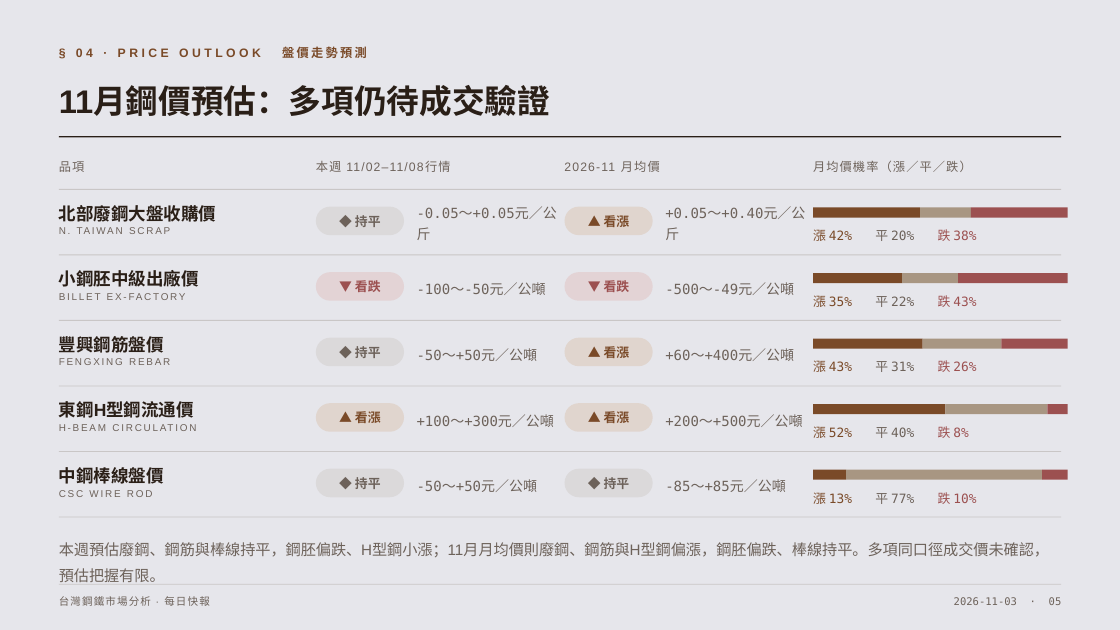
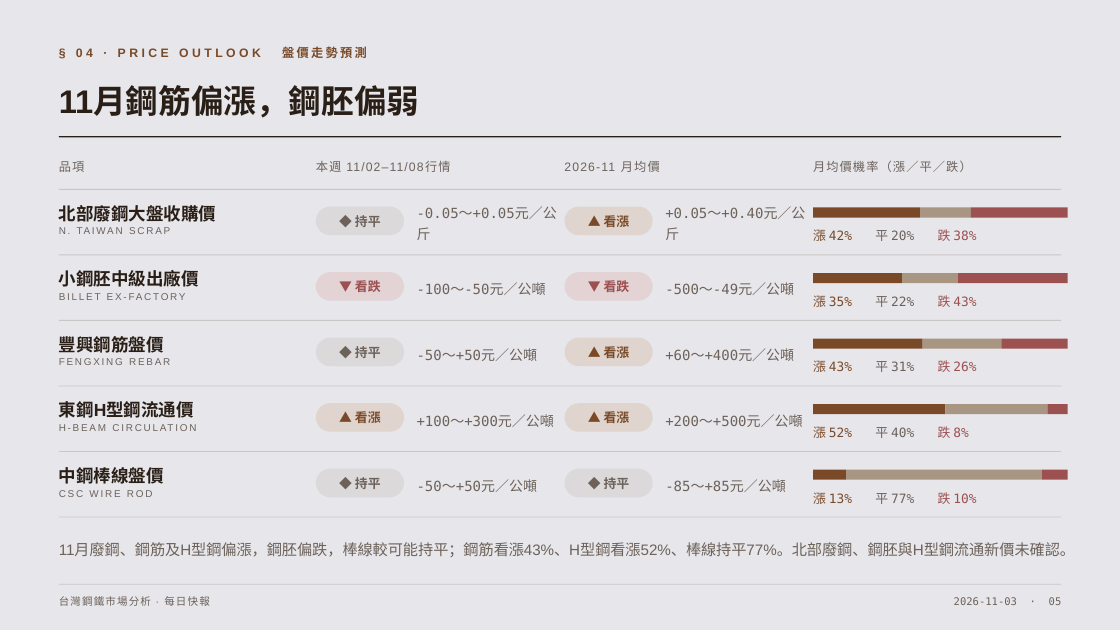
Before and after one commit to lijingchiu/SteelWeb, a slide deck: slide 5 of reports/steel-daily-2026-11-03.pptx. Drawn at 1120x630 pixels with LibreOffice and Linux fonts; fonts in the diff are those of the drawing. Boxes give left, top, right and bottom in pixels: in the first picture for what was removed or moved away, otherwise in the second. Text is boxed around its words. In the diff, an @@ line names an element or a change of style, - is before the commit and + after.

```diff
--- a/reports/steel-daily-2026-11-03.pptx
+++ b/reports/steel-daily-2026-11-03.pptx
@@ text at (59,87,420,119): text changed @@
-11月鋼價預估：多項仍待成交驗證
+11月鋼筋偏漲，鋼胚偏弱
@@ text at (59,543,1075,557): text changed @@
-本週預估廢鋼、鋼筋與棒線持平，鋼胚偏跌、H型鋼小漲；11月月均價則廢鋼、鋼筋與H型鋼偏漲，鋼胚偏跌、棒線持平。多項同口徑成交價未確認，預估把握有限。
+11月廢鋼、鋼筋及H型鋼偏漲，鋼胚偏跌，棒線較可能持平；鋼筋看漲43%、H型鋼看漲52%、棒線持平77%。北部廢鋼、鋼胚與H型鋼流通新價未確認。
```
Also in this commit, not shown: 10 other slides changed, 1 other file.
